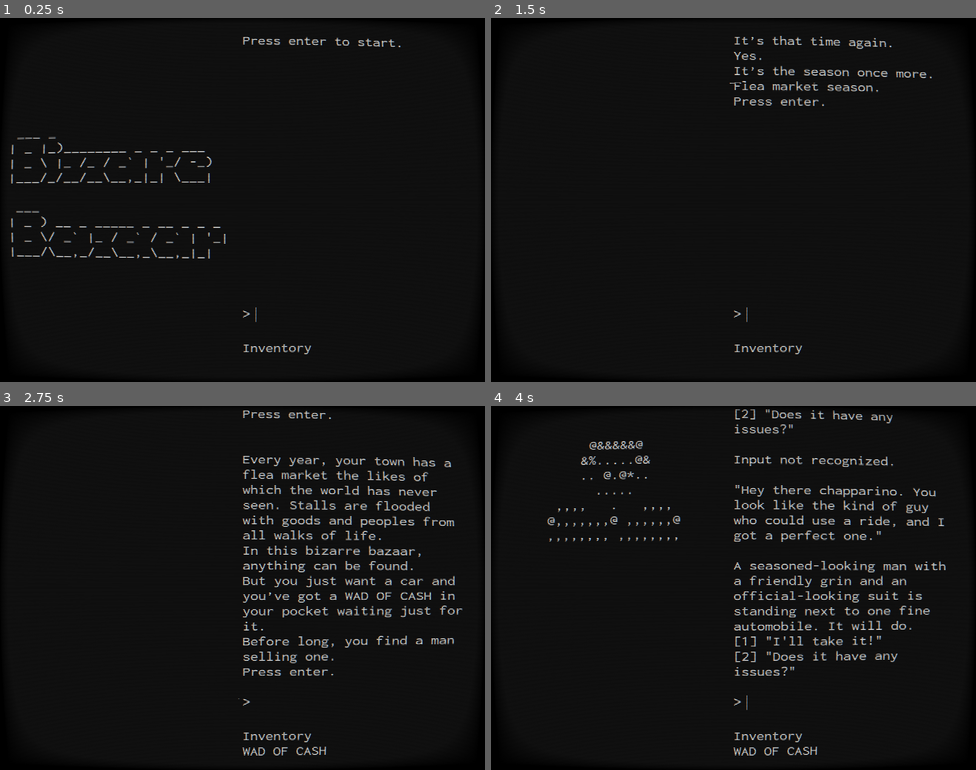
Above: before the commit, frames 1-4 (two rows, left to right).
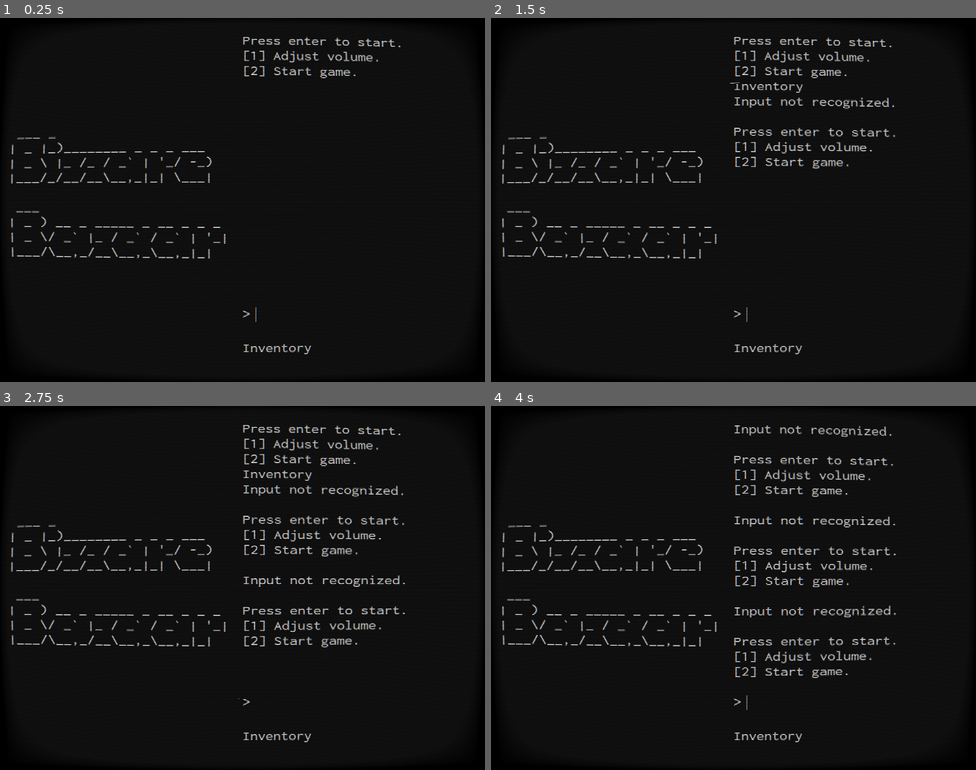
Above: after the commit, the same moments.

Repository: AlaraBread/BizzareBazaar
Game: Godot game, scene res://Terminal.tscn
Same seed, same stepped clock (60 frames per second), same inputs: the game is played once before the commit and once after it.
Inputs (mouse positions are in pixels of both pictures, inside the frame that each line leads up to):
- Up to frame 1 (0.25 s): no input
- Up to frame 2 (1.5 s): click (859, 316) at 0.52 s; type "Inventory" at 0.6 s; tap Enter at 1.25 s
- Up to frame 3 (2.75 s): tap Enter at 2 s
- Up to frame 4 (4 s): tap Enter at 2.75, 3.5 s

The runs differ from the first frame. In frame 1, 0.5% of the frame differs, in the area x 50-78%, y 9-17%; in frame 2, 3.5%; in frame 3, 8.2%, in the area x 2-96%, y 1-96%; in frame 4, 8.1%.

Commit message:
volume

Diff:
--- a/Terminal.gd
+++ b/Terminal.gd
@@ -44,6 +44,8 @@
 	if(d.has("item")):
 		$Inventory.text = "Inventory\n"+d["item"]
 		inventory = d["item"]
+	if(d.has("volume")):
+		MusicManager.volume(d["volume"]) # default 0.316228
 	match d["type"]:
 		"dialogue":
 			prev = [d]+prev
--- a/assets/dialogues/main_menu.json
+++ b/assets/dialogues/main_menu.json
@@ -4,7 +4,10 @@
 	"prompt":"Press enter to start.",
 	"music":1,
 	"options":[
-		{"display":"", "input":"*", "dialogue":
+		{"display":"[1] Adjust volume.", "input":"1", "dialogue":
+			{"type":"swap","to":"volume"}
+		},
+		{"display":"[2] Start game.", "input":"2", "dialogue":
 			{"type":"swap","to":"intro"}
 		}
 	]
--- /dev/null
+++ b/assets/dialogues/volume.json
@@ -0,0 +1,26 @@
+{
+	"type":"dialogue",
+	"art":"main_menu",
+	"prompt":"Volume Adjustment.",
+	"music":1,
+	"options":[
+		{"display":"[1] Volume Off.", "input":"1", "dialogue":
+			{"type":"return","levels":1, "volume":0}
+		},
+		{"display":"[2] Volume Low.", "input":"2", "dialogue":
+			{"type":"return","levels":1, "volume":0.1}
+		},
+		{"display":"[3] Volume Med.", "input":"3", "dialogue":
+			{"type":"return","levels":1, "volume":0.316228}
+		},
+		{"display":"[4] Volume High.", "input":"4", "dialogue":
+			{"type":"return","levels":1, "volume":0.5}
+		},
+		{"display":"[5] Volume \"Ear Blasting\".", "input":"5", "dialogue":
+			{"type":"return","levels":1, "volume":1}
+		},
+		{"display":"[6] Back to main menu.", "input":"6", "dialogue":
+			{"type":"swap","to":"main_menu"}
+		}
+	]
+}
--- a/singletons/MusicManager.gd
+++ b/singletons/MusicManager.gd
@@ -19,3 +19,6 @@
 		return
 	$MusicPlayer.stream = music[s]
 	$MusicPlayer.play()
+
+func volume(v:float):
+	$MusicPlayer.volume_db = linear2db(v)
